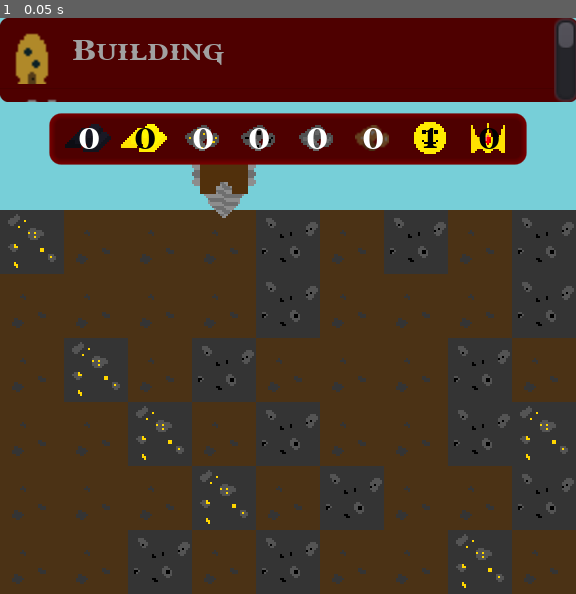
Above: before the commit, frame 1.
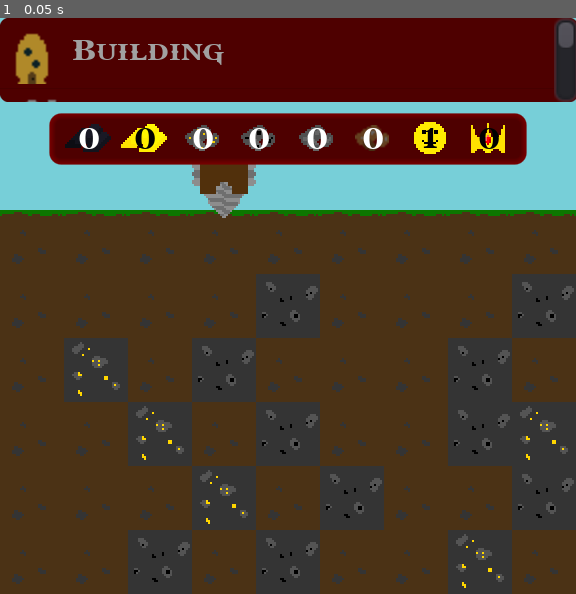
Above: after the commit, the same moment.

Repository: the-alex-g/LD48
Game: Godot game, scene res://Main/Main.tscn
Same seed, same stepped clock (60 frames per second), same inputs: the game is played once before the commit and once after it.
Inputs:
- Up to frame 1 (0.05 s): no input

The runs differ from the first frame. In frame 1, 5.2% of the frame differs, in the area x 0-100%, y 33-45%.

Commit message:
Add grass tiles and start making main menu

Diff:
--- a/project/AnimatedTiles/DirtTileBreak.tres
+++ b/project/AnimatedTiles/DirtTileBreak.tres
@@ -11,6 +11,7 @@
 [resource]
 frames = 7
 oneshot = true
+fps = 8.0
 frame_0/texture = ExtResource( 7 )
 frame_1/texture = ExtResource( 6 )
 frame_1/delay_sec = 0.0
--- a/project/AnimatedTiles/GoldTileBreak.tres
+++ b/project/AnimatedTiles/GoldTileBreak.tres
@@ -9,7 +9,6 @@
 
 [resource]
 frames = 6
-fps = 2.0
 frame_0/texture = ExtResource( 2 )
 frame_1/texture = ExtResource( 4 )
 frame_1/delay_sec = 0.0
--- /dev/null
+++ b/project/AnimatedTiles/GrassTileBreaking.tres
@@ -0,0 +1,26 @@
+[gd_resource type="AnimatedTexture" load_steps=8 format=2]
+
+[ext_resource path="res://Art/GrassTiles/GrassTiles2.png" type="Texture" id=1]
+[ext_resource path="res://Art/GrassTiles/GrassTiles5.png" type="Texture" id=2]
+[ext_resource path="res://Art/GrassTiles/GrassTiles7.png" type="Texture" id=3]
+[ext_resource path="res://Art/GrassTiles/GrassTiles6.png" type="Texture" id=4]
+[ext_resource path="res://Art/GrassTiles/GrassTiles1.png" type="Texture" id=5]
+[ext_resource path="res://Art/GrassTiles/GrassTiles3.png" type="Texture" id=6]
+[ext_resource path="res://Art/GrassTiles/GrassTiles4.png" type="Texture" id=7]
+
+[resource]
+frames = 7
+fps = 8.0
+frame_0/texture = ExtResource( 5 )
+frame_1/texture = ExtResource( 1 )
+frame_1/delay_sec = 0.0
+frame_2/texture = ExtResource( 6 )
+frame_2/delay_sec = 0.0
+frame_3/texture = ExtResource( 7 )
+frame_3/delay_sec = 0.0
+frame_4/texture = ExtResource( 2 )
+frame_4/delay_sec = 0.0
+frame_5/texture = ExtResource( 4 )
+frame_5/delay_sec = 0.0
+frame_6/texture = ExtResource( 3 )
+frame_6/delay_sec = 0.0
--- a/project/AnimatedTiles/IronTileBreak.tres
+++ b/project/AnimatedTiles/IronTileBreak.tres
@@ -9,7 +9,7 @@
 
 [resource]
 frames = 6
-fps = 1.5
+fps = 3.0
 frame_0/texture = ExtResource( 1 )
 frame_1/texture = ExtResource( 2 )
 frame_1/delay_sec = 0.0
--- /dev/null
+++ b/project/Main/MainMenu.tscn
@@ -0,0 +1,22 @@
+[gd_scene load_steps=3 format=2]
+
+[ext_resource path="res://Tiles.tres" type="TileSet" id=1]
+[ext_resource path="res://Art/Sky.png" type="Texture" id=2]
+
+[node name="Control" type="Control"]
+anchor_right = 1.0
+anchor_bottom = 1.0
+__meta__ = {
+"_edit_use_anchors_": false
+}
+
+[node name="Sprite" type="Sprite" parent="."]
+scale = Vector2( 9.67749, 9.7704 )
+texture = ExtResource( 2 )
+centered = false
+
+[node name="TileMap" type="TileMap" parent="."]
+tile_set = ExtResource( 1 )
+cell_size = Vector2( 32, 32 )
+format = 1
+tile_data = PoolIntArray( 131078, 18, 0, 196608, 7, 0, 196609, 0, 0, 196610, 0, 0, 196611, 0, 0, 196612, 1, 0, 196613, 0, 0, 196614, 0, 0, 196615, 9, 0, 196616, 0, 0, 262144, 0, 0, 262145, 9, 0, 262146, 9, 0, 262147, 0, 0, 262148, 1, 0, 262149, 0, 0, 262150, 0, 0, 262151, 9, 0, 262152, 7, 0, 327680, 0, 0, 327681, 0, 0, 327682, 9, 0, 327683, 1, 0, 327684, 1, 0, 327685, 1, 0, 327686, 0, 0, 327687, 0, 0, 327688, 0, 0, 393216, 7, 0, 393217, 0, 0, 393218, 0, 0, 393219, 0, 0, 393220, 7, 0, 393221, 0, 0, 393222, 0, 0, 393223, 7, 0, 393224, 0, 0, 458752, 0, 0, 458753, 9, 0, 458754, 0, 0, 458755, 0, 0, 458756, 0, 0, 458757, 0, 0, 458758, 9, 0, 458759, 0, 0, 458760, 0, 0, 524288, 0, 0, 524289, 9, 0, 524290, 0, 0, 524291, 9, 0, 524292, 0, 0, 524293, 7, 0, 524294, 9, 0, 524295, 9, 0, 524296, 0, 0 )
--- a/project/Main/TileMap.gd
+++ b/project/Main/TileMap.gd
@@ -10,14 +10,16 @@
 	0:2,
 	7:8,
 	9:10,
+	19:20,
 }
 const BREAKING_TILES := [
-	0, 7, 9,
+	0, 7, 9, 19,
 ]
 const BREAKING_TILES_LOAD_PATHS := {
 	0:"res://AnimatedTiles/DirtTileBreak.tres",
 	7:"res://AnimatedTiles/GoldTileBreak.tres",
 	9:"res://AnimatedTiles/IronTileBreak.tres",
+	19:"res://AnimatedTiles/GrassTileBreaking.tres",
 }
 const EMPTY_UNDERGROUND_TILE := 1
 const CELL_SIZE := 32
@@ -90,7 +92,7 @@
 func _start_break_timer(tile:int, tile_position:Vector2, next_tile:int, speed:float)->void:
 	var path:String = BREAKING_TILES_LOAD_PATHS[tile]
 	var animated_tile:AnimatedTexture = load(path)
-	var anim_length:float = animated_tile.frames/animated_tile.fps/2/speed
+	var anim_length:float = animated_tile.frames/animated_tile.fps/speed
 	tile_set.tile_get_texture(next_tile).set_current_frame(0)
 	var timer := Timer.new()
 	timer.wait_time = anim_length
@@ -151,6 +153,8 @@
 		for row in generation_range_y:
 			var tile_index = randi()%GROUND_TILES.size()
 			var tile:int = GROUND_TILES[tile_index]
+			if column == start_generating_at:
+				tile = 19
 			set_cell(row, column, tile)
 
 
--- a/project/Tiles.tres
+++ b/project/Tiles.tres
@@ -19,6 +19,8 @@
 [ext_resource path="res://Art/City/City.png" type="Texture" id=17]
 [ext_resource path="res://Art/UndergroundFarm.png" type="Texture" id=18]
 [ext_resource path="res://Art/Farm.png" type="Texture" id=19]
+[ext_resource path="res://Art/GrassTiles/GrassTiles0.png" type="Texture" id=20]
+[ext_resource path="res://AnimatedTiles/GrassTileBreaking.tres" type="Texture" id=21]
 
 [resource]
 0/name = "DirtTile.png 0"
@@ -287,3 +289,31 @@
 18/shape_one_way_margin = 0.0
 18/shapes = [  ]
 18/z_index = 0
+19/name = "GrassTiles0.png 19"
+19/texture = ExtResource( 20 )
+19/tex_offset = Vector2( 0, 0 )
+19/modulate = Color( 1, 1, 1, 1 )
+19/region = Rect2( 0, 0, 32, 32 )
+19/tile_mode = 0
+19/occluder_offset = Vector2( 0, 0 )
+19/navigation_offset = Vector2( 0, 0 )
+19/shape_offset = Vector2( 0, 0 )
+19/shape_transform = Transform2D( 1, 0, 0, 1, 0, 0 )
+19/shape_one_way = false
+19/shape_one_way_margin = 0.0
+19/shapes = [  ]
+19/z_index = 0
+20/name = "GrassTileBreaking.tres 20"
+20/texture = ExtResource( 21 )
+20/tex_offset = Vector2( 0, 0 )
+20/modulate = Color( 1, 1, 1, 1 )
+20/region = Rect2( 0, 0, 32, 32 )
+20/tile_mode = 0
+20/occluder_offset = Vector2( 0, 0 )
+20/navigation_offset = Vector2( 0, 0 )
+20/shape_offset = Vector2( 0, 0 )
+20/shape_transform = Transform2D( 1, 0, 0, 1, 0, 0 )
+20/shape_one_way = false
+20/shape_one_way_margin = 0.0
+20/shapes = [  ]
+20/z_index = 0
Binary file added: project/Art/GrassTiles/GrassTiles0.png
Not shown, added: project/Art/GrassTiles/GrassTiles0.png.import
Binary file added: project/Art/GrassTiles/GrassTiles1.png
Not shown, added: project/Art/GrassTiles/GrassTiles1.png.import
Binary file added: project/Art/GrassTiles/GrassTiles2.png
Not shown, added: project/Art/GrassTiles/GrassTiles2.png.import
Binary file added: project/Art/GrassTiles/GrassTiles3.png
Not shown, added: project/Art/GrassTiles/GrassTiles3.png.import
Binary file added: project/Art/GrassTiles/GrassTiles4.png
Not shown, added: project/Art/GrassTiles/GrassTiles4.png.import
Binary file added: project/Art/GrassTiles/GrassTiles5.png
Not shown, added: project/Art/GrassTiles/GrassTiles5.png.import
(and 7 more such lines)
